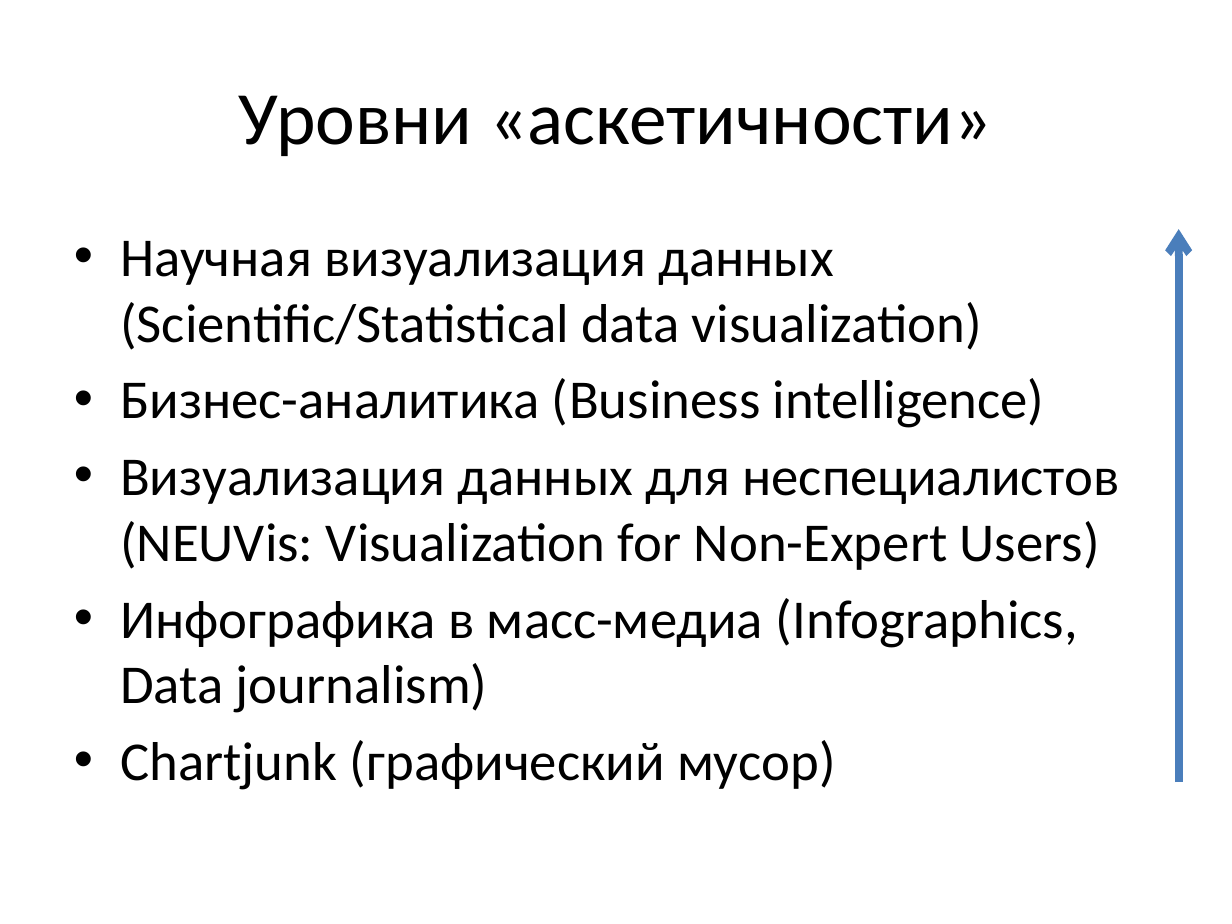
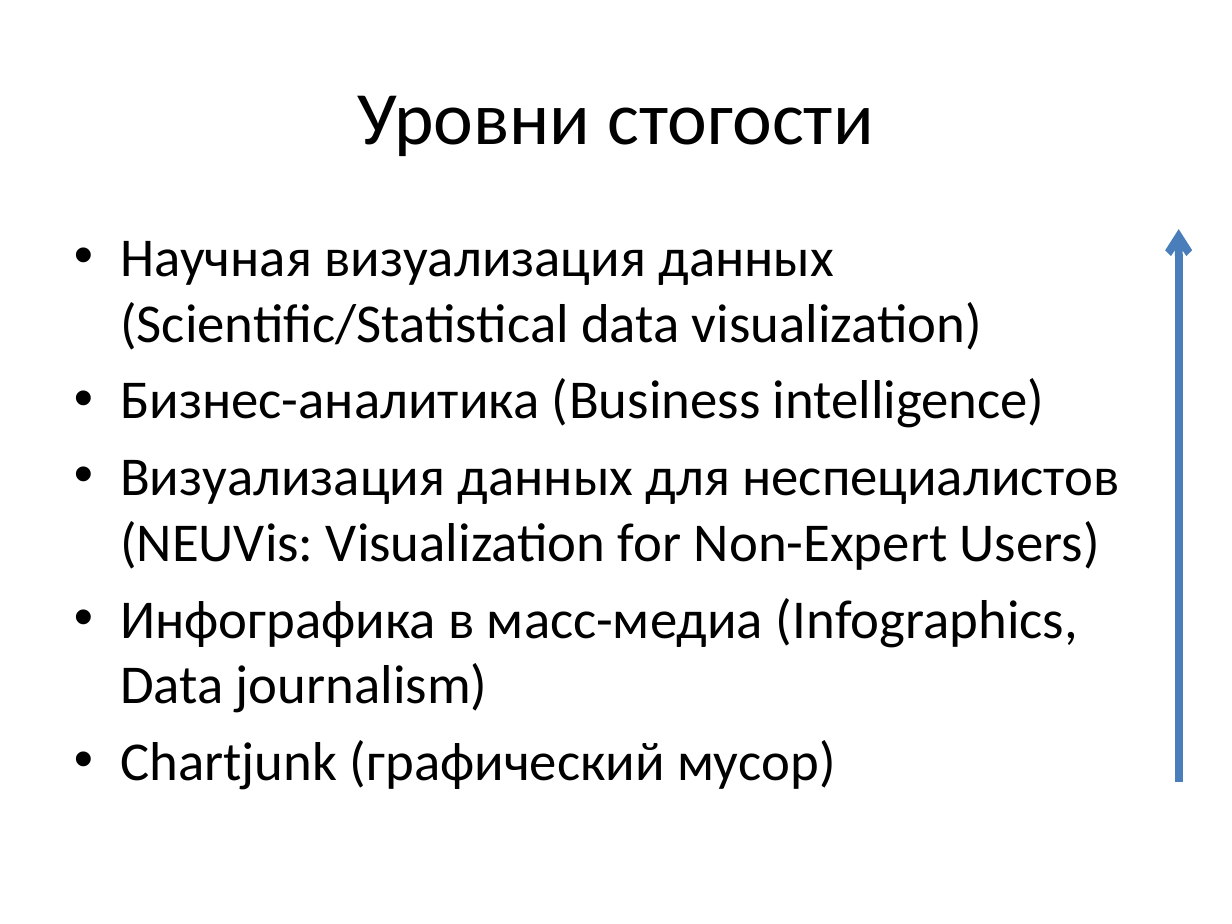
Before and after one commit to a-vodka/dv, a slide deck: slide 7 of dv-lec1.pptx. Drawn at 1232x924 pixels with LibreOffice and Linux fonts; fonts in the diff are those of the drawing; background and template pictures are left out. Boxes give left, top, right and bottom in pixels: in the first picture for what was removed or moved away, otherwise in the second. Text is boxed around its words. In the diff, an @@ line names an element or a change of style, - is before the commit and + after.

```diff
--- a/dv-lec1.pptx
+++ b/dv-lec1.pptx
@@ title at [357,95,874,156]: text changed @@
-Уровни «аскетичности»
+Уровни стогости
```
Also in this commit, not shown: 1 other slide changed.
